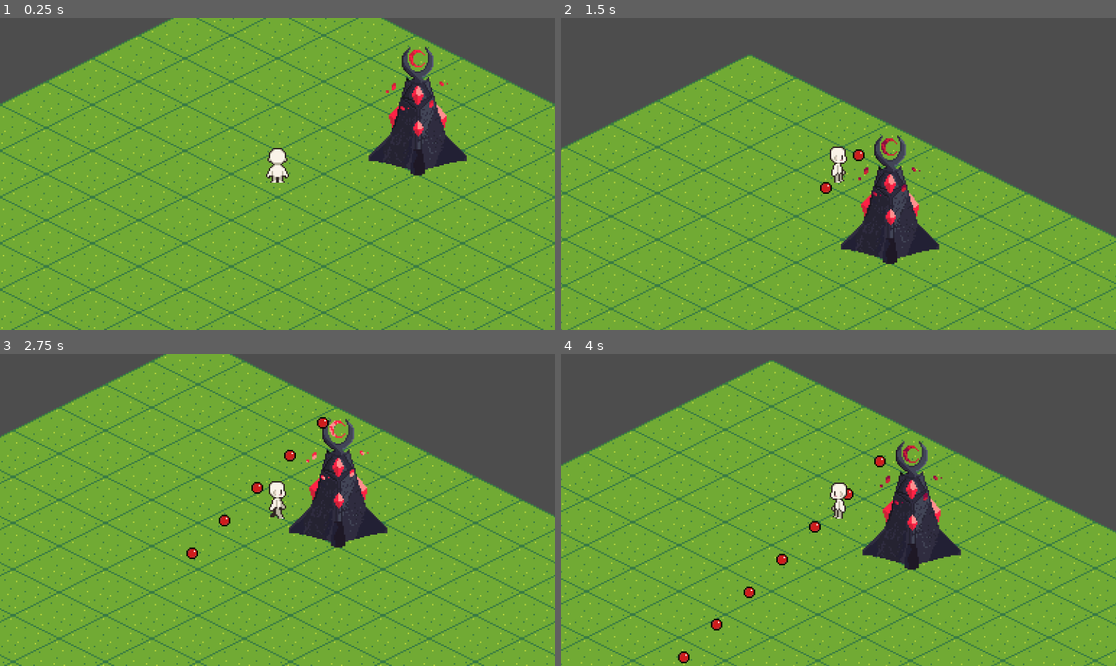
Above: before the commit, frames 1-4 (two rows, left to right).
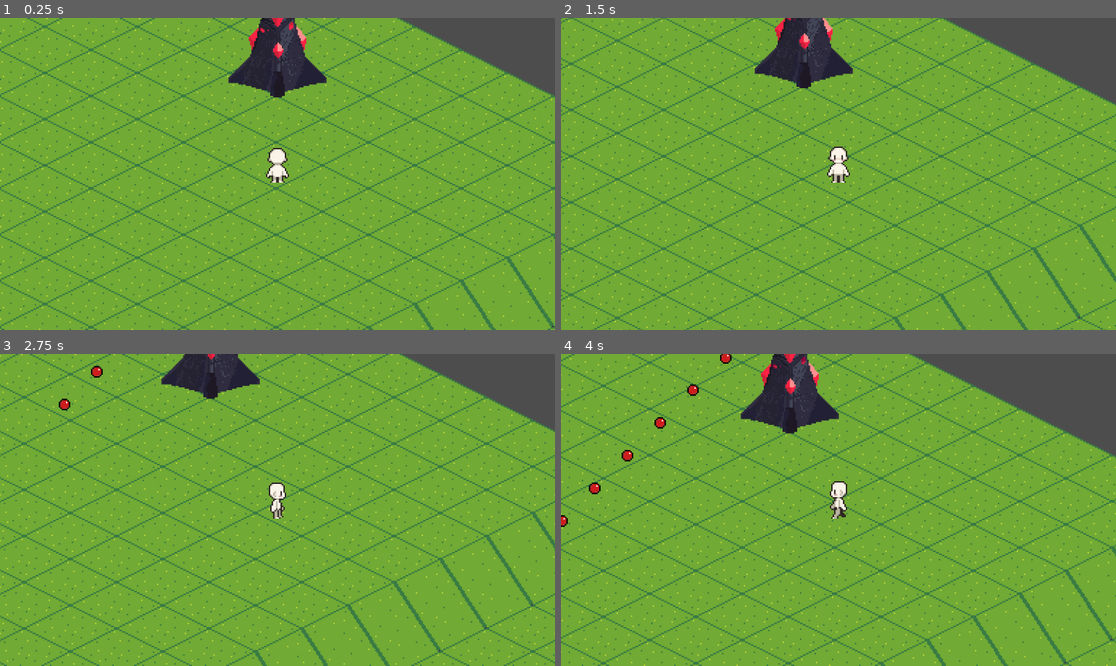
Above: after the commit, the same moments.

Repository: KokonutGamer/CSS-385-Project
Game: Godot game, scene res://scenes/test-scene.tscn
Same seed, same stepped clock (60 frames per second), same inputs: the game is played once before the commit and once after it.
Inputs:
- Up to frame 1 (0.25 s): no input
- Up to frame 2 (1.5 s): hold Right (ui_right) 0.53-1.28 s; hold Down (ui_down) from 1.28 s (still down)
- Up to frame 3 (2.75 s): release Down (ui_down) at 2.03 s; hold Right (ui_right) from 2.03 s (still down)
- Up to frame 4 (4 s): release Right (ui_right) at 2.78 s; hold Up (ui_up) 2.78-3.53 s; hold Left (ui_left) from 3.53 s (still down)

The runs differ from the first frame. In frame 1, 25% of the frame differs, in the area x 0-100%, y 0-100%; in frame 2, 46%; in frame 3, 34%; in frame 4, 37%.

Commit message:
Updated player spawn position in test scene

Diff:
--- a/scenes/test-scene.tscn
+++ b/scenes/test-scene.tscn
@@ -101,6 +101,8 @@
 script = ExtResource("2_4n1no")
 
 [node name="Player" parent="." instance=ExtResource("2_q7s53")]
+position = Vector2(97, 54)
+metadata/_edit_group_ = true
 
 [node name="Camera2D" type="Camera2D" parent="Player"]
 zoom = Vector2(3, 3)
